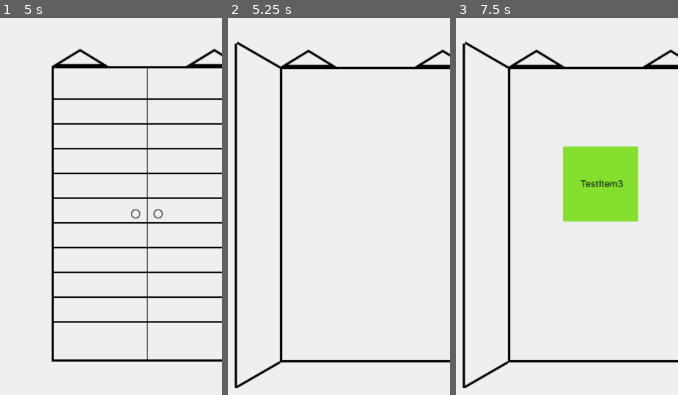
Above: before the commit, frames 1-3 (left to right).
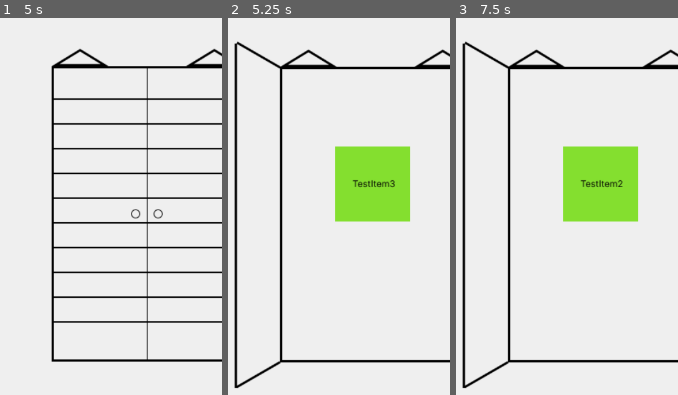
Above: after the commit, the same moments.

Repository: oycoyj2/whatsinthecabinet
Game: Godot game, scene res://scenes/main_scene.tscn
The game is run twice, just before and just after one commit, with the same random seed, the same clock (stepped at 60 frames per second) and the same inputs.
Inputs (mouse positions are % of the whole screen's width and height, from its top left):
- Up to frame 1 (5 s): click (93, 4) at 0.5 s; click "뒤로" at 1.25 s; click (93, 4) at 2 s; click "뒤로" at 2.75 s; click (93, 4) at 3.5 s; click "뒤로" at 4.25 s
- Up to frame 2 (5.25 s): tap Enter at 5 s; move the mouse to (50, 75) at 5.02 s; click (50, 75) at 5.17 s
- Up to frame 3 (7.5 s): tap Space at 5.75, 7.25 s; move the mouse to (29, 58) at 5.77 s; click (29, 58) at 5.92 s; tap Enter at 6.5 s; move the mouse to (59, 30) at 6.52 s; click (59, 30) at 6.67 s; move the mouse to (44, 74) at 7.27 s; click (44, 74) at 7.42 s
The pictures show only the part of the screen within x 16-66%, y 50-100%; the shares and areas given below are measured in that part.

Frame 1 is identical in both runs. In frame 2, 6.8% of the frame differs, in the area x 48-82%, y 33-55%; in frame 3, less than 0.1%.

Commit message:
#3 - 아이템을 객체로 생성
딕셔너리로 관리했던 아이템을 이제 따로 객체를 만들어 관리한다.

Diff:
--- /dev/null
+++ b/assets/items/test_item_common_no1.tres
@@ -0,0 +1,10 @@
+[gd_resource type="Resource" script_class="Item" load_steps=2 format=3 uid="uid://m0yjyt8dm4g4"]
+
+[ext_resource type="Script" path="res://scripts/item.gd" id="1_1by2s"]
+
+[resource]
+script = ExtResource("1_1by2s")
+name = "Test1"
+texture_path = "res://assets/items/test_item_common_no1.png"
+probability = 20
+description = "test1 item"
--- /dev/null
+++ b/assets/items/test_item_common_no2.tres
@@ -0,0 +1,10 @@
+[gd_resource type="Resource" load_steps=2 format=3 uid="uid://doredsqi3p7ex"]
+
+[ext_resource type="Script" path="res://scripts/item.gd" id="1_wf5f3"]
+
+[resource]
+script = ExtResource("1_wf5f3")
+name = "Test2"
+texture_path = "res://assets/items/test_item_common_no2.png"
+probability = 20
+description = "test2 item"
--- /dev/null
+++ b/assets/items/test_item_common_no3.tres
@@ -0,0 +1,10 @@
+[gd_resource type="Resource" load_steps=2 format=3 uid="uid://ckf6th7vk3sg5"]
+
+[ext_resource type="Script" path="res://scripts/item.gd" id="1_odscf"]
+
+[resource]
+script = ExtResource("1_odscf")
+name = "Test3"
+texture_path = "res://assets/items/test_item_common_no3.png"
+probability = 20
+description = "test3 item"
--- /dev/null
+++ b/assets/items/test_item_common_no4.tres
@@ -0,0 +1,10 @@
+[gd_resource type="Resource" load_steps=2 format=3 uid="uid://pkqkscdf3fux"]
+
+[ext_resource type="Script" path="res://scripts/item.gd" id="1_n1vj0"]
+
+[resource]
+script = ExtResource("1_n1vj0")
+name = "Test4"
+texture_path = "res://assets/items/test_item_common_no4.png"
+probability = 20
+description = "test4 item"
--- /dev/null
+++ b/assets/items/test_item_common_no5.tres
@@ -0,0 +1,10 @@
+[gd_resource type="Resource" load_steps=2 format=3 uid="uid://s5f8suq5bahv"]
+
+[ext_resource type="Script" path="res://scripts/item.gd" id="1_fp68s"]
+
+[resource]
+script = ExtResource("1_fp68s")
+name = "Test5"
+texture_path = "res://assets/items/test_item_common_no5.png"
+probability = 20
+description = "test5 item"
--- a/scenes/collection.gd
+++ /dev/null
@@ -1,45 +0,0 @@
-extends Control
-
-@onready var grid_container = $ScrollContainer/GridContainer
-@onready var back_button = $BackButton
-
-func _ready():
-	display_collected_items()
-	print("CollectionScene이 준비되었습니다.")
-
-func display_collected_items():
-	var items = CollectionManager.get_collected_items()
-	print("수집된 아이템 수:", items.size())
-	for item in items:
-		var texture_button = TextureButton.new()
-		var texture = load(item.texture_path)
-		if texture:
-			texture_button.texture_normal = texture
-			texture_button.texture_hover = texture
-			texture_button.texture_pressed = texture
-		else:
-			print("Error: 아이템 텍스처를 로드할 수 없습니다:", item.texture_path)
-			continue  # 텍스처 로드 실패 시 해당 아이템을 건너뜁니다.
-
-		# 버튼 크기 및 설정 조정
-		texture_button.size = Vector2(2, 2) # 원하는 크기로 조정
-		texture_button.stretch_mode = TextureButton.STRETCH_KEEP_ASPECT_CENTERED
-
-		# 아이템 클릭 시 동작을 정의할 수 있습니다 (예: 상세보기)
-
-		# GridContainer에 버튼 추가
-		grid_container.add_child(texture_button)
-		print("컬렉션에 아이템 추가:", item.name)
-
-func _on_ItemButton_pressed(item: Dictionary):
-	# 아이템을 클릭했을 때의 동작을 정의합니다.
-	# 예를 들어, 아이템의 상세 정보를 표시하는 팝업을 열 수 있습니다.
-	print("아이템 클릭됨:", item.name)
-	# 추가적인 UI 요소를 통해 상세 정보를 표시할 수 있습니다.
-	# 예: 상세 정보 팝업 열기
-	# var popup = preload("res://scenes/ItemDetailPopup.tscn").instantiate()
-	# add_child(popup)
-	# popup.show_item_details(item)
-
-func _on_BackButton_pressed():
-	get_tree().change_scene_to_file.bind("res://scenes/main_scene.tscn").call_deferred()
--- a/scenes/collection_scene.tscn
+++ b/scenes/collection_scene.tscn
@@ -1,20 +1,11 @@
 [gd_scene load_steps=2 format=3 uid="uid://b7qe7jbm67sbu"]
 
-[ext_resource type="Script" path="res://scenes/collection.gd" id="1_8srcu"]
+[ext_resource type="Script" path="res://scripts/collection.gd" id="1_8srcu"]
 
 [node name="Collection" type="Control"]
 layout_mode = 3
 anchors_preset = 0
 script = ExtResource("1_8srcu")
-
-[node name="ScrollContainer" type="ScrollContainer" parent="."]
-layout_mode = 0
-offset_right = 40.0
-offset_bottom = 40.0
-
-[node name="GridContainer" type="GridContainer" parent="ScrollContainer"]
-layout_mode = 2
-columns = 5
 
 [node name="BackButton" type="Button" parent="."]
 layout_mode = 0
--- a/scenes/main_scene.tscn
+++ b/scenes/main_scene.tscn
@@ -1,9 +1,14 @@
-[gd_scene load_steps=6 format=3 uid="uid://bqodria1r53am"]
+[gd_scene load_steps=11 format=3 uid="uid://cmnkc07txrxti"]
 
 [ext_resource type="Texture2D" uid="uid://bpgjqtuvrsimu" path="res://assets/cabinet/cabinet_closed.png" id="1_r2e8e"]
 [ext_resource type="Script" path="res://scripts/cabinet.gd" id="2_51gjx"]
-[ext_resource type="Script" path="res://scripts/ui.gd" id="3_hba7p"]
+[ext_resource type="Script" path="res://scripts/main_ui.gd" id="3_hba7p"]
+[ext_resource type="Resource" uid="uid://m0yjyt8dm4g4" path="res://assets/items/test_item_common_no1.tres" id="3_ksiyp"]
+[ext_resource type="Resource" uid="uid://doredsqi3p7ex" path="res://assets/items/test_item_common_no2.tres" id="4_mtifg"]
 [ext_resource type="Texture2D" uid="uid://dda2tq83nkhow" path="res://assets/ui/collection_box.png" id="4_ry17h"]
+[ext_resource type="Resource" uid="uid://ckf6th7vk3sg5" path="res://assets/items/test_item_common_no3.tres" id="5_joupb"]
+[ext_resource type="Resource" uid="uid://pkqkscdf3fux" path="res://assets/items/test_item_common_no4.tres" id="6_5hsih"]
+[ext_resource type="Resource" uid="uid://s5f8suq5bahv" path="res://assets/items/test_item_common_no5.tres" id="7_lbv77"]
 
 [sub_resource type="RectangleShape2D" id="RectangleShape2D_alkio"]
 size = Vector2(265, 425)
@@ -16,6 +21,7 @@
 scale = Vector2(1.2, 1.2)
 texture = ExtResource("1_r2e8e")
 script = ExtResource("2_51gjx")
+items = Array[Object]([ExtResource("3_ksiyp"), ExtResource("4_mtifg"), ExtResource("5_joupb"), ExtResource("6_5hsih"), ExtResource("7_lbv77")])
 
 [node name="CabinetArea" type="Area2D" parent="Cabinet"]
 
--- a/scripts/cabinet.gd
+++ b/scripts/cabinet.gd
@@ -7,15 +7,9 @@
 
 var total_item_probability : int = 0
 
-var items = [
-	{"name": "test_item_common_no1", "texture_path": "res://assets/items/test_item_common_no1.png", "probability": 20},
-	{"name": "test_item_common_no2", "texture_path": "res://assets/items/test_item_common_no2.png", "probability": 20},
-	{"name": "test_item_common_no3", "texture_path": "res://assets/items/test_item_common_no3.png", "probability": 20},
-	{"name": "test_item_common_no4", "texture_path": "res://assets/items/test_item_common_no4.png", "probability": 20},
-	{"name": "test_item_common_no5", "texture_path": "res://assets/items/test_item_common_no5.png", "probability": 20},
-]
+@export var items: Array[Item] = []
 
-@export var item_drop_chance : int = 30 : set = set_item_drop_chance
+@export var item_drop_chance : int = 90 : set = set_item_drop_chance
 
 @onready var item_sprite = $ItemSprite
 
@@ -65,16 +59,16 @@
 	else:
 		print("아이템이 등장하지 않았습니다.")
 
-func select_random_item() -> Dictionary:
+func select_random_item() -> Item:
 	var rand = randi() % 100
 	var cumulative = 0
 	for item in items:
 		cumulative += item.probability
 		if rand < cumulative:
 			return item
-	return {}
+	return null
 
-func display_item(item: Dictionary):
+func display_item(item: Item):
 	var texture = load(item.texture_path)
 	item_sprite.texture = texture
 	item_sprite.scale = Vector2(1, 1)
--- /dev/null
+++ b/scripts/collection.gd
@@ -0,0 +1,10 @@
+extends Control
+
+@onready var back_button = $BackButton
+
+func _ready():
+	print("CollectionScene이 준비되었습니다.")
+
+
+func _on_BackButton_pressed():
+	get_tree().change_scene_to_file.bind("res://scenes/main_scene.tscn").call_deferred()
--- a/scripts/collection_manager.gd
+++ b/scripts/collection_manager.gd
@@ -1,10 +1,10 @@
 extends Node
 
 # 수집된 아이템을 저장할 배열
-var collected_items = []
+var collected_items: Array[Item] = []
 
 # 아이템을 추가하는 함수
-func add_item(item: Dictionary):
+func add_item(item: Item):
 	collected_items.append(item)
 	print("아이템이 컬렉션에 추가되었습니다:", item.name)
 
--- /dev/null
+++ b/scripts/item.gd
@@ -0,0 +1,19 @@
+extends Resource
+
+class_name Item
+
+# 아이템의 이름
+@export var name: String = ""
+
+# 아이템의 텍스처 경로
+@export var texture_path: String = ""
+
+# 아이템 드랍 확률 (퍼센트)
+@export var probability: int = 0
+
+# 아이템의 설명 (추가적인 속성이 필요할 경우 확장 가능)
+@export var description: String = ""
+
+# 아이템의 텍스처를 로드하는 함수
+func get_texture() -> Texture2D:
+	return load(texture_path)
Renamed: scripts/ui.gd -> scripts/main_ui.gd
